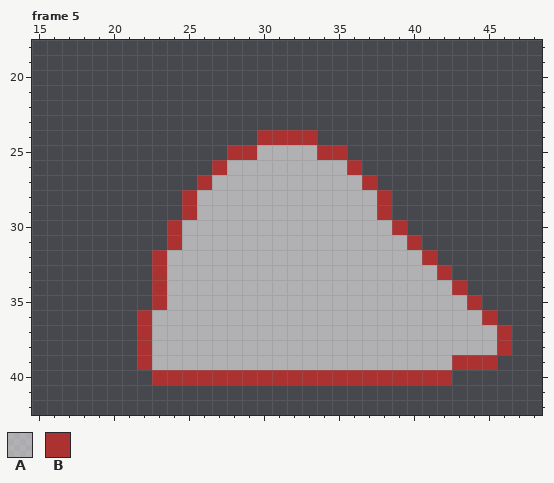
A pixel-art file gets an edit: eidolon_00/eidolon_00_move.aseprite. That is the earlier state.
64x64 pixels, 5 frames. Shown: frame 5: x 15..48, y 18..42. The commit also changed other frames, which this record leaves out.
Palette (. is transparent): A #ffffff93  B #ac3232
And afterwards:
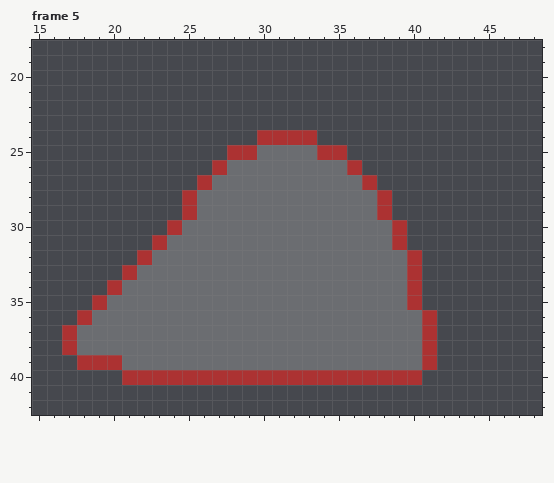
Diff:
@@ palette @@
-A #ffffff93
+A #ffffff33
--- frame 5, layers "Layer 6", "Layer 5"
@@ x 15..48 @@
 30 .........BAAAAAAAAAAAAAAB.........
-31 .........BAAAAAAAAAAAAAAAB........
-32 ........BAAAAAAAAAAAAAAAAAB.......
-33 ........BAAAAAAAAAAAAAAAAAAB......
-34 ........BAAAAAAAAAAAAAAAAAAAB.....
-35 ........BAAAAAAAAAAAAAAAAAAAAB....
-36 .......BAAAAAAAAAAAAAAAAAAAAAAB...
-37 .......BAAAAAAAAAAAAAAAAAAAAAAAB..
-38 .......BAAAAAAAAAAAAAAAAAAAAAAAB..
-39 .......BAAAAAAAAAAAAAAAAAAAABBB...
-40 ........BBBBBBBBBBBBBBBBBBBB......
+31 ........BAAAAAAAAAAAAAAAB.........
+32 .......BAAAAAAAAAAAAAAAAAB........
+33 ......BAAAAAAAAAAAAAAAAAAB........
+34 .....BAAAAAAAAAAAAAAAAAAAB........
+35 ....BAAAAAAAAAAAAAAAAAAAAB........
+36 ...BAAAAAAAAAAAAAAAAAAAAAAB.......
+37 ..BAAAAAAAAAAAAAAAAAAAAAAAB.......
+38 ..BAAAAAAAAAAAAAAAAAAAAAAAB.......
+39 ...BBBAAAAAAAAAAAAAAAAAAAAB.......
+40 ......BBBBBBBBBBBBBBBBBBBB........
 41 ..................................
Changed places in both pictures, as pixel boxes (x1, y1, x2, y2):
changed: (62, 145, 512, 385)
